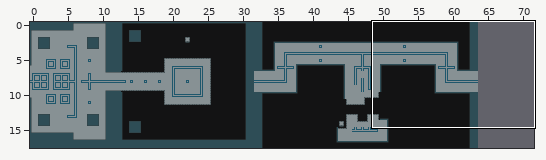
One commit to this Tiled map (JSON): game/assets/map/first_level.json. The picture above shows the old version from afar; the outline marks the close-up.
Close-up. Before the edit:
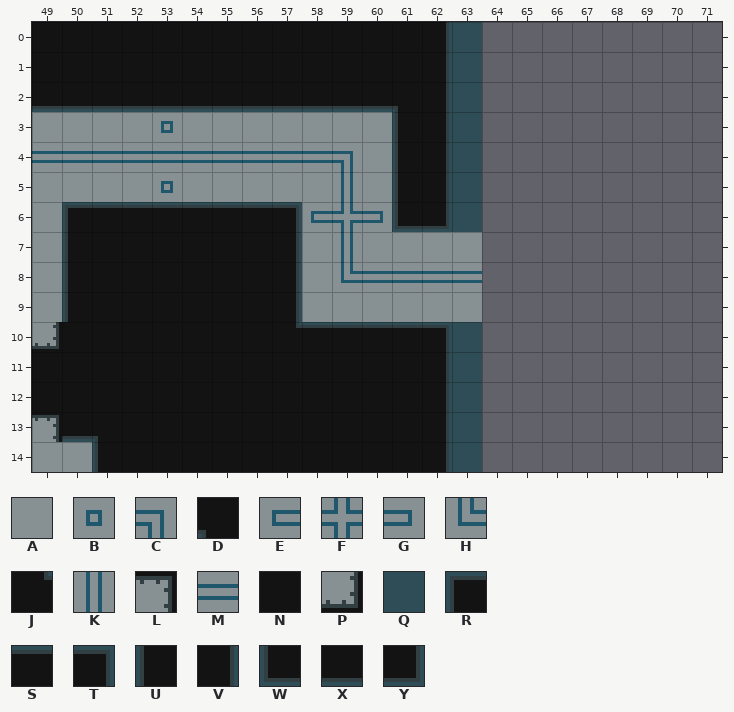
Cells are 10x10 px. Shown: x 49..71, y 0..14. The commit also changed other parts of the map, which this record leaves out. The old version is drawn lined up with the new one.
Key: from "static_floors": A 0, B 2, C 4, D 8, E 10, F 11, G 12, H 13, J 17, K 20, L 24, M 31, N 33, P 44, Q 52, R 62, S 63, T 64, U 72, V 74, W 82, X 83, Y 84.
_ is an empty cell.
Layer "ground-layer" before, first column x 49:
 0 NNNNNNNNNNNNNVQ________
 1 NNNNNNNNNNNNNVQ________
 2 XXXXXXXXXXXXDVQ________
 3 AAAABAAAAAAAUVQ________
 4 MMMMMMMMMMCAUVQ________
 5 AAAABAAAAAKAUVQ________
 6 ARSSSSSSTEFGWYQ________
 7 AUNNNNNNVAKAAAA________
 8 AUNNNNNNVAHMMMM________
 9 AUNNNNNNVAAAAAA________
10 PNNNNNNNJSSSSTQ________
11 NNNNNNNNNNNNNVQ________
12 NNNNNNNNNNNNNVQ________
13 LXDNNNNNNNNNNVQ________
14 AAUNNNNNNNNNNVQ________
After the commit:
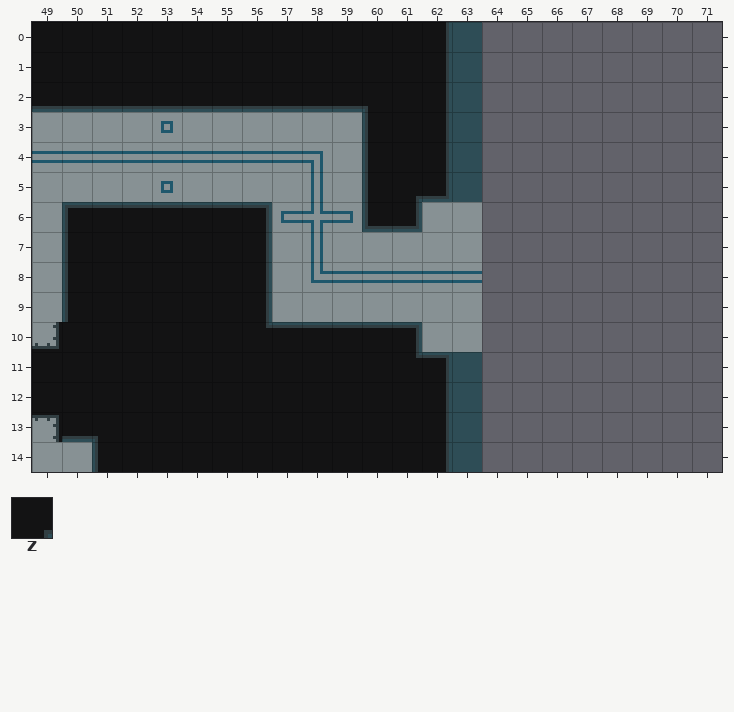
Further tiles: from "static_floors": Z 7.
The edit:
Changed rows in their new state; . is an unchanged cell.
map size 100x100 -> 128x108 cells
Layer "ground-layer":
first column x 56:
 2 ....DN..
 3 ....UN..
 4 ..CAUN..
 5 ..KAUZY.
 6 TEFGWYAA
 7 VAKA....
 8 VAHM....
 9 VA......
10 JS...TAA
11 .....JT.
